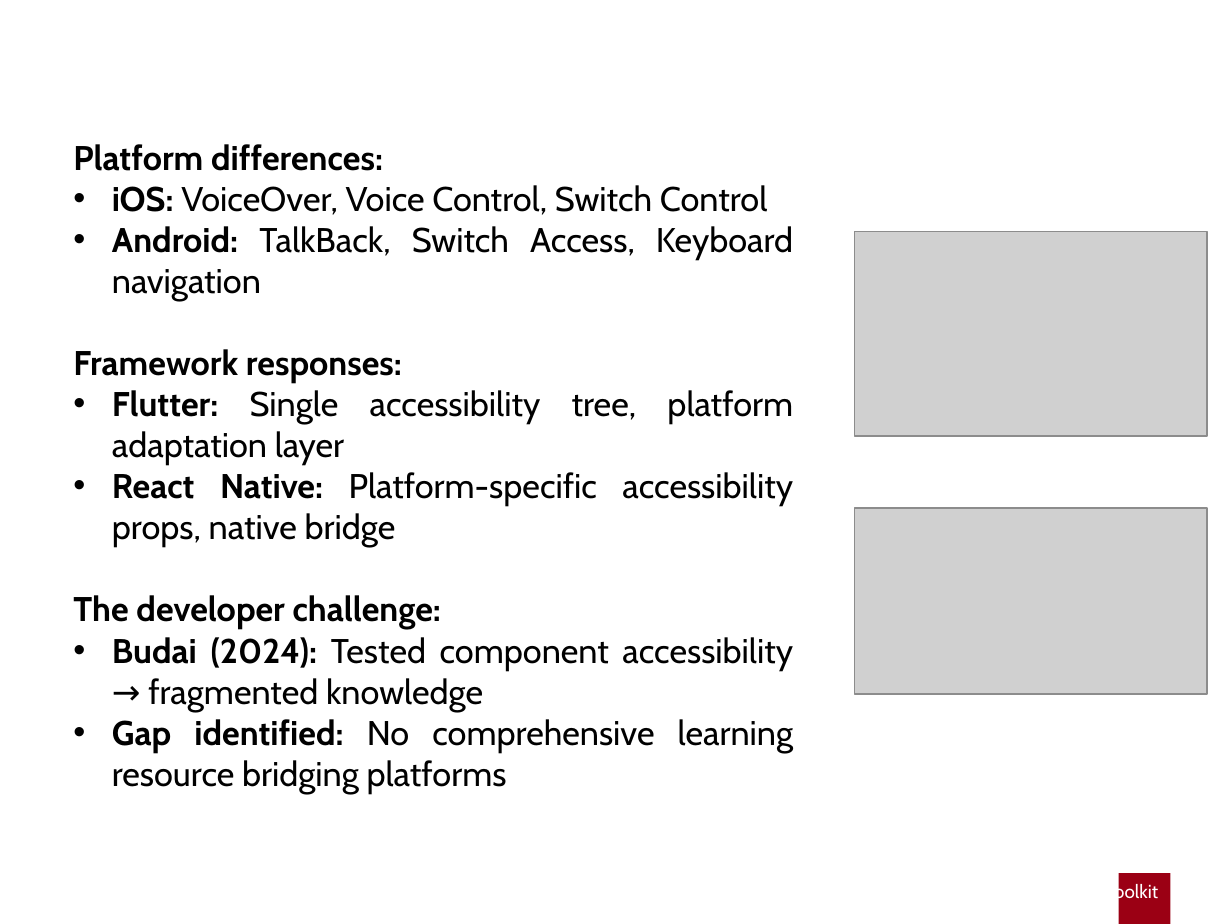
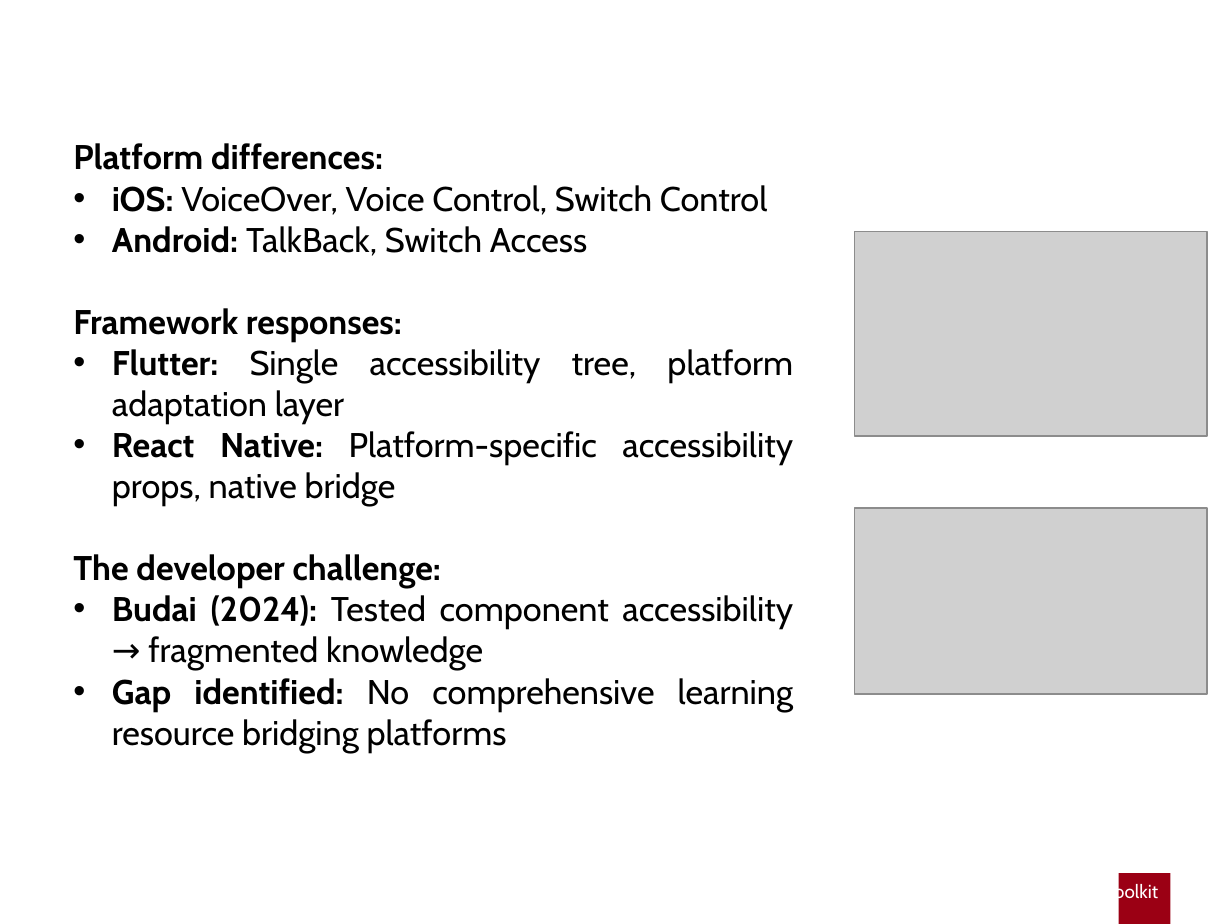
Before and after one commit to gabrielrovesti/Master-Thesis-UniPD, a slide deck: slide 5 of Thesis Presentation/Presentation Gabriel Rovesti.pptx. Drawn at 1232x924 pixels with LibreOffice and Linux fonts; fonts in the diff are those of the drawing; grey boxes stand for pictures; background and template pictures are left out. Boxes give left, top, right and bottom in pixels: in the first picture for what was removed or moved away, otherwise in the second. Text is boxed around its words. In the diff, an @@ line names an element or a change of style, - is before the commit and + after.

```diff
--- a/Thesis Presentation/Presentation Gabriel Rovesti.pptx
+++ b/Thesis Presentation/Presentation Gabriel Rovesti.pptx
@@ text at (112, 226, 587, 256): text changed @@
-• Android: TalkBack, Switch Access, Keyboard navigation
+• Android: TalkBack, Switch Access
```
Also in this commit, not shown: 4 other slides changed, 1 other file.
